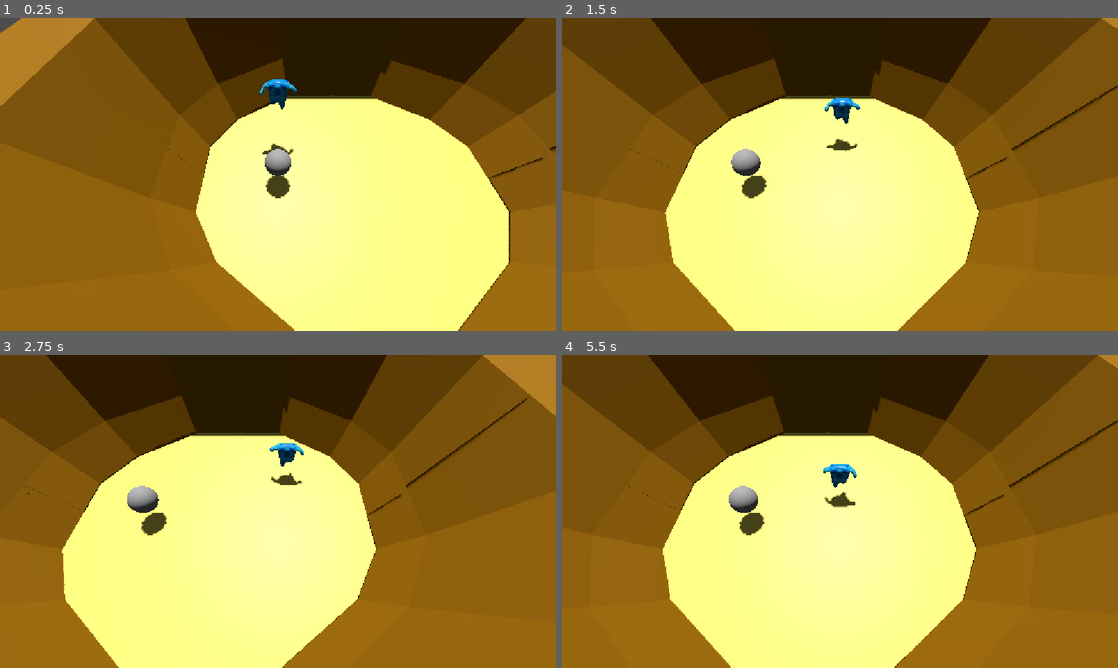
Above: before the commit, frames 1-4 (two rows, left to right).
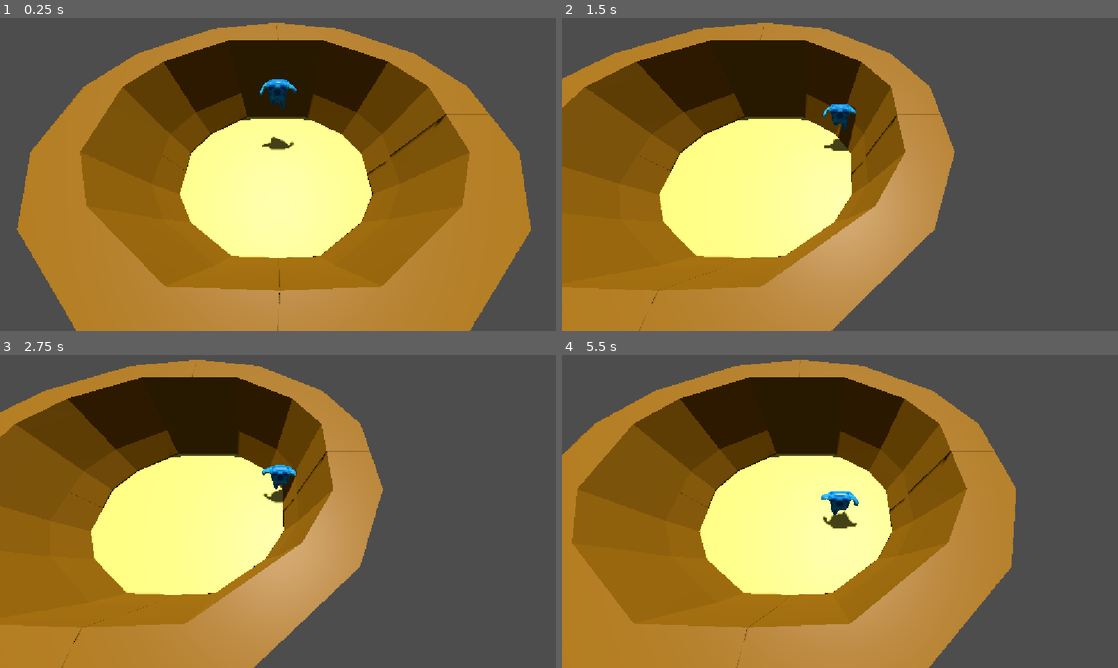
Above: after the commit, the same moments.

Repository: wildevi26250-tech/tcob
Game: Godot game, scene res://Main.tscn
Same seed, same stepped clock (60 frames per second), same inputs: the game is played once before the commit and once after it.
Inputs (mouse positions are in pixels of both pictures, inside the frame that each line leads up to):
- Up to frame 1 (0.25 s): no input
- Up to frame 2 (1.5 s): tap Enter (ui_accept) at 0.5, 0.77 s; move the mouse to (962, 158) at 0.52 s; hold Right (ui_right) 0.53-1.25 s; click (962, 158) at 0.67 s; drag from (728, 190) to (812, 237) at 1.27 s
- Up to frame 3 (2.75 s): move the mouse to (333, 442) at 2.02 s; hold Right (ui_right) from 2.03 s (still down)
- Up to frame 4 (5.5 s): release Right (ui_right) at 2.75 s; drag from (812, 574) to (673, 464) at 2.77 s; move the mouse to (1006, 558) at 3.52 s; hold Left (ui_left) 3.53-4.25 s; tap Enter (ui_accept) at 3.77 s; drag from (673, 464) to (756, 433) at 4.27 s; move the mouse to (867, 511) at 5.02 s; hold Down (ui_down) from 5.03 s (still down); click (867, 511) at 5.17 s

The runs differ from the first frame. In frame 1, 73% of the frame differs, in the area x 0-100%, y 0-100%; in frame 2, 71%; in frame 3, 71%; in frame 4, 71%.

Commit message:
Re-added mesh instance

Diff:
--- a/Enemy.tscn
+++ b/Enemy.tscn
@@ -5,10 +5,6 @@
 
 [sub_resource type="PhysicsMaterial" id="PhysicsMaterial_ly3xq"]
 bounce = 5.9
-
-[sub_resource type="CapsuleMesh" id="CapsuleMesh_ly3xq"]
-radius = 0.9472656
-height = 1.8945313
 
 [sub_resource type="SphereShape3D" id="SphereShape3D_p3a75"]
 radius = 0.9551661
@@ -20,9 +16,6 @@
 physics_material_override = SubResource("PhysicsMaterial_ly3xq")
 script = ExtResource("2_s7bn3")
 
-[node name="MeshInstance3D" type="MeshInstance3D" parent="RigidBody3D" unique_id=1928330693]
-mesh = SubResource("CapsuleMesh_ly3xq")
-
 [node name="CollisionShape3D" type="CollisionShape3D" parent="RigidBody3D" unique_id=1880098749]
 shape = SubResource("SphereShape3D_p3a75")
 
--- a/colosseum.tscn
+++ b/colosseum.tscn
@@ -75,7 +75,7 @@
 [node name="colosseum" type="Node3D" unique_id=42025773]
 
 [node name="Cube" type="MeshInstance3D" parent="." unique_id=78876776]
-transform = Transform3D(1.62, 0, 0, 0, 1.62, 0, 0, 0, 1.62, -9.0100765, 0, 0)
+transform = Transform3D(1, 0, 0, 0, 1, 0, 0, 0, 1, -9.0100765, 0, 0)
 mesh = SubResource("ArrayMesh_nvhyl")
 
 [node name="StaticBody3D2" type="StaticBody3D" parent="Cube" unique_id=2132262366]
